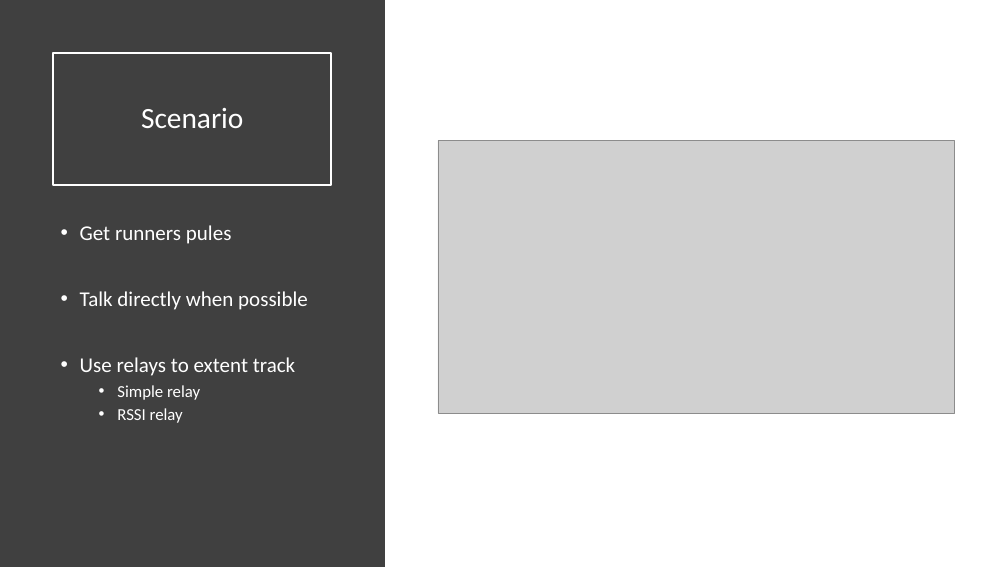
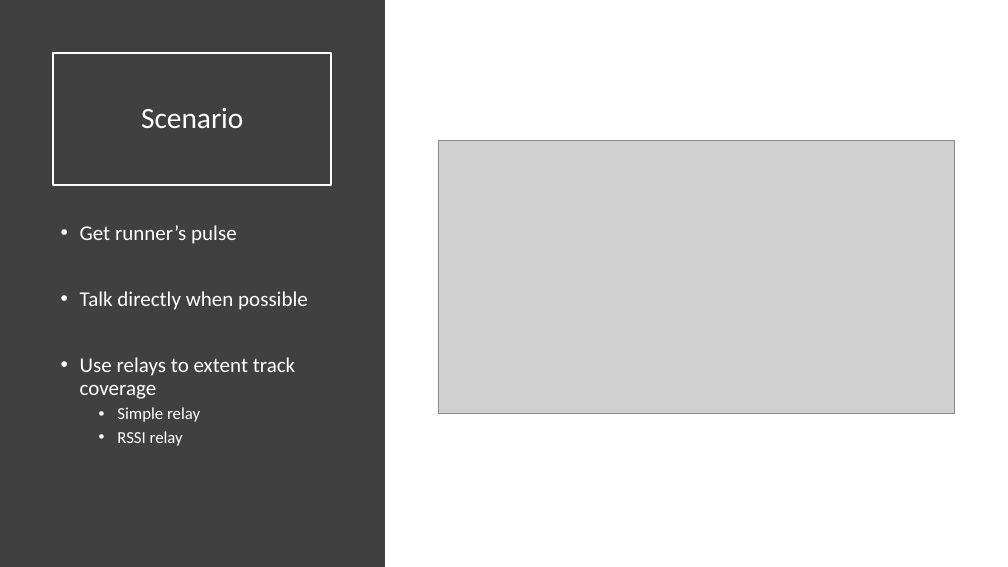
Before and after one commit to entvex/Wireless-Sensor-Networks, a slide deck: slide 2 of Hop or not to hop.pptx. Drawn at 1008x567 pixels with LibreOffice and Linux fonts; fonts in the diff are those of the drawing; grey boxes stand for pictures. Boxes give left, top, right and bottom in pixels: in the first picture for what was removed or moved away, otherwise in the second. Text is boxed around its words. In the diff, an @@ line names an element or a change of style, - is before the commit and + after.

Commit message:
Fixed a few typos in pp

```diff
--- a/Hop or not to hop.pptx
+++ b/Hop or not to hop.pptx
@@ text at [80, 225, 237, 244]: text changed @@
-• Get runners pules
+• Get runner’s pulse
@@ text at [80, 357, 295, 399]: text changed @@
-• Use relays to extent track
+• Use relays to extent track coverage
```
Also in this commit, not shown: 1 other slide changed.
